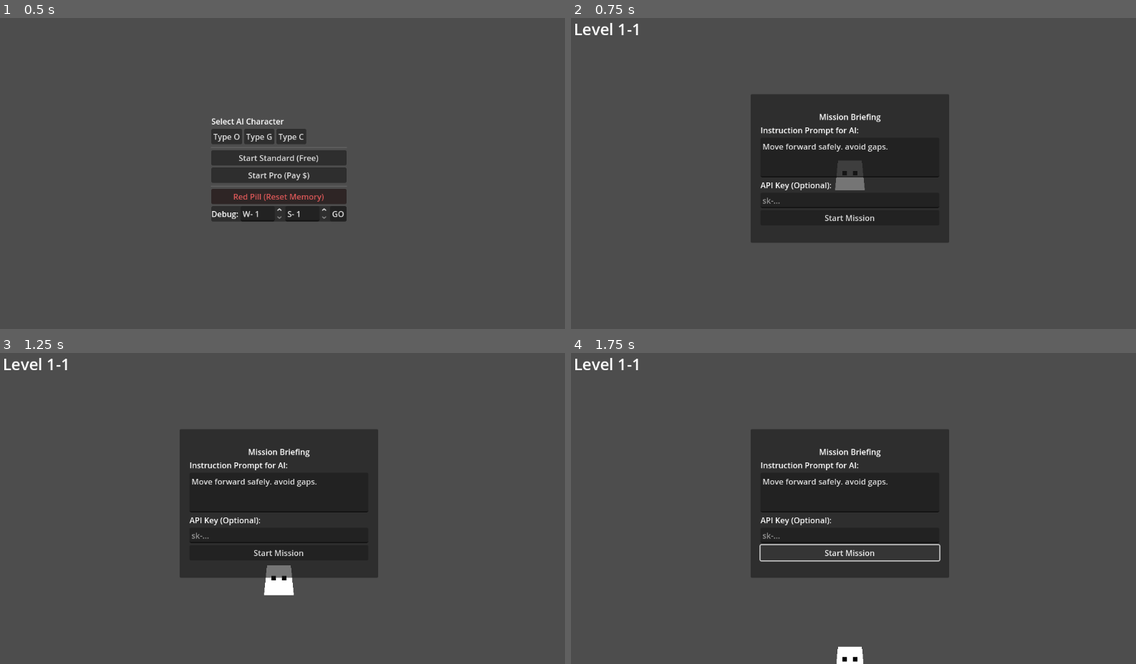
Above: before the commit, frames 1-4 (two rows, left to right).
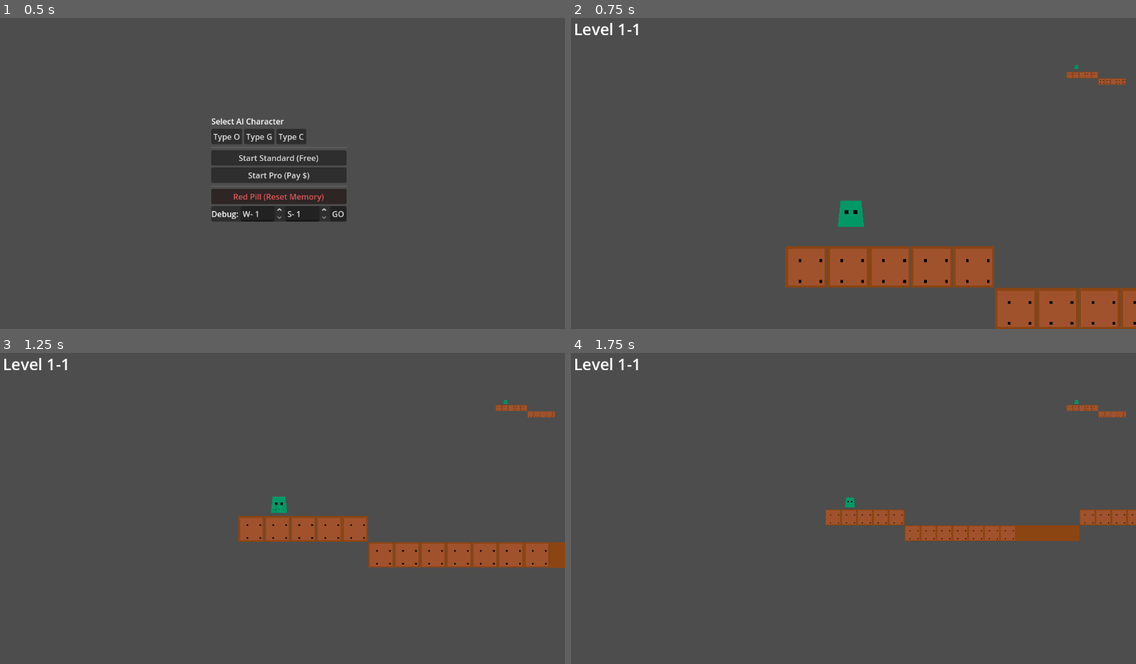
Above: after the commit, the same moments.

Repository: Naoki-kubo64/AI-Action
Game: Godot game, scene res://scenes/main_menu.tscn
Two runs of this game, one before a commit and one after it. Both use one fixed random seed, a clock stepped at 60 frames per second and the inputs below.
Inputs (mouse positions are in pixels of both pictures, inside the frame that each line leads up to):
- Up to frame 1 (0.5 s): no input
- Up to frame 2 (0.75 s): click "Start Standard (Free)" at 0.5 s
- Up to frame 3 (1.25 s): no input
- Up to frame 4 (1.75 s): click (847, 552) at 1.25 s, where only the run before the commit has a clickable "Start Mission"

Frame 1 is identical in both runs. In frame 2, 25% of the frame differs, in the area x 31-100%, y 15-100%; in frame 3, 20%; in frame 4, 17%.
Error before the commit: Parse Error: Enum "State" has the same name as a previously declared enum. (res://scripts/controllers/game_controller.gd:339)

Commit message:
fix: restore missing game_over function

Diff:
--- a/scripts/controllers/game_controller.gd
+++ b/scripts/controllers/game_controller.gd
@@ -319,29 +319,6 @@
 	_finish_action()
 
 func _finish_action():
-	print("[GameController] Action Finished. Waiting for stop...")
-	player.execute_action(command_db["STOP"])
-
-	# Wait for player to stabilize
-	# We wait until on floor AND velocity is low
-	var wait_time = 0.0
-	while wait_time < 3.0: # Max wait 3s to prevent softlock
-		if player.is_on_floor() and player.velocity.length() < 10.0:
-			break
-		await get_tree().physics_frame
-		wait_time += get_physics_process_delta_time()
-
-		# Allow early exit if player falls off map (game over handles it)
-		if player.position.y > 1500: break
-
-	_enter_input_mode()
-
-enum State {PREVIEW, INPUT, ACTION, GAMEOVER}
-var current_state = State.PREVIEW
-
-# ... (omitted)
-
-func _finish_action():
 	if current_state == State.GAMEOVER: return
 
 	print("[GameController] Action Finished. Waiting for stop...")
